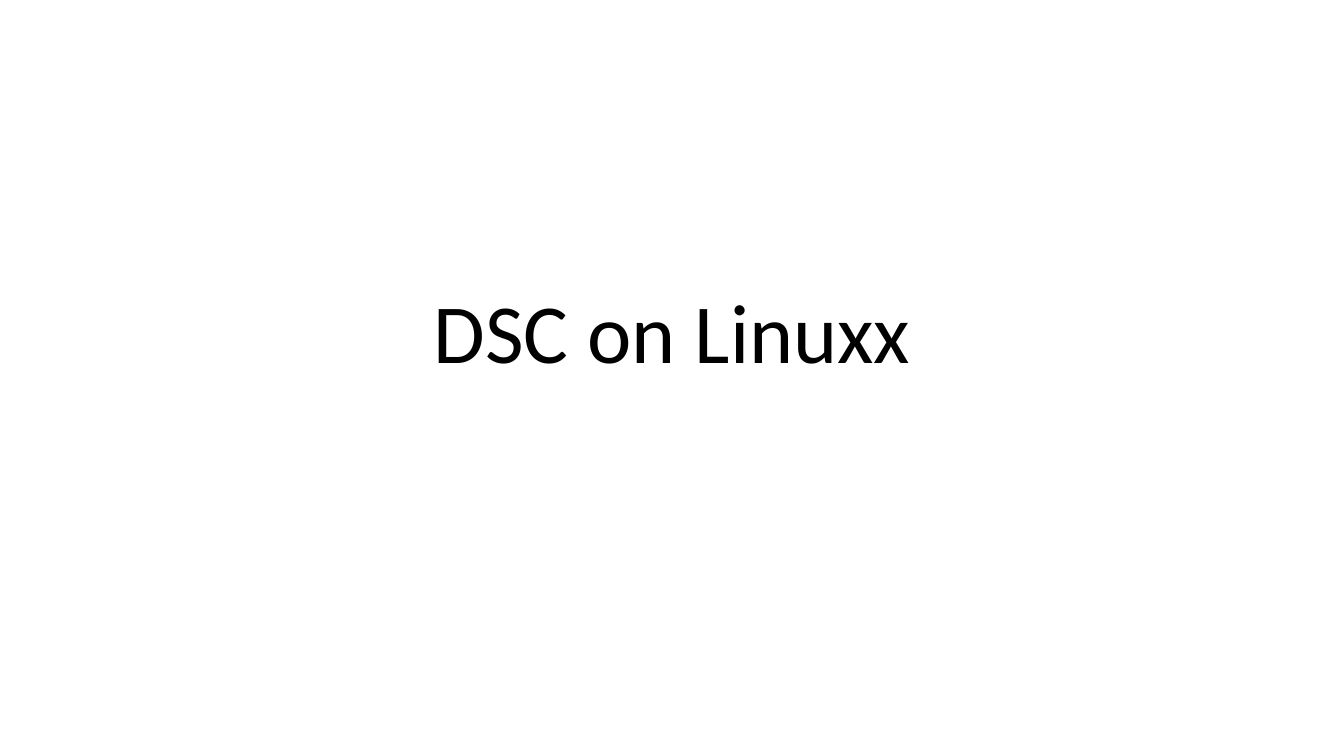
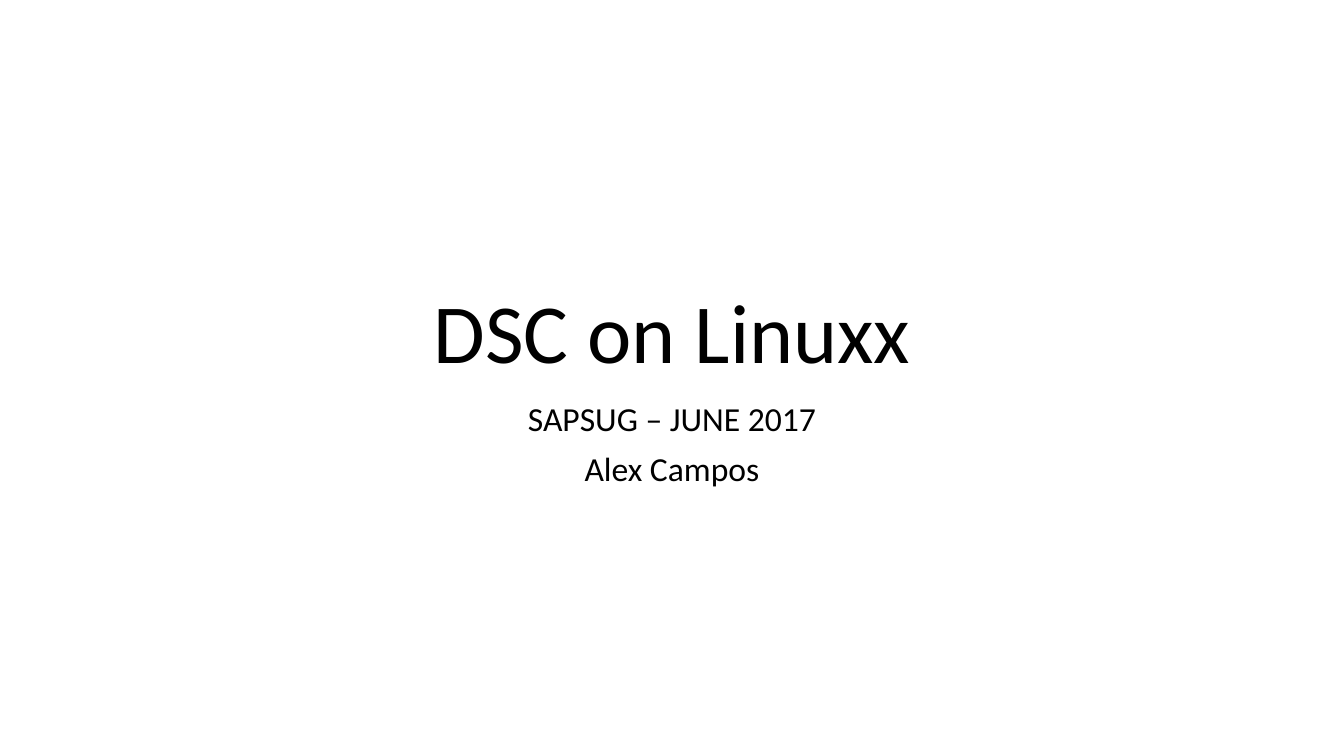
Before and after one commit to SAPSUG-ORG/2-SAPSUG-15_June_2017, a slide deck: slide 1 of dsc-linux/DSConLinux.pptx. Drawn at 1344x756 pixels with LibreOffice and Linux fonts; fonts in the diff are those of the drawing. Boxes give left, top, right and bottom in pixels: in the first picture for what was removed or moved away, otherwise in the second. Text is boxed around its words. In the diff, an @@ line names an element or a change of style, - is before the commit and + after.

Commit message:
updated presentation

```diff
--- a/dsc-linux/DSConLinux.pptx
+++ b/dsc-linux/DSConLinux.pptx
@@ subtitle added at <box>528,409,816,487</box>, 24 pt, text #000000 @@
+SAPSUG – JUNE 2017
+Alex Campos
```
Also in this commit, not shown: 3 slides added.
